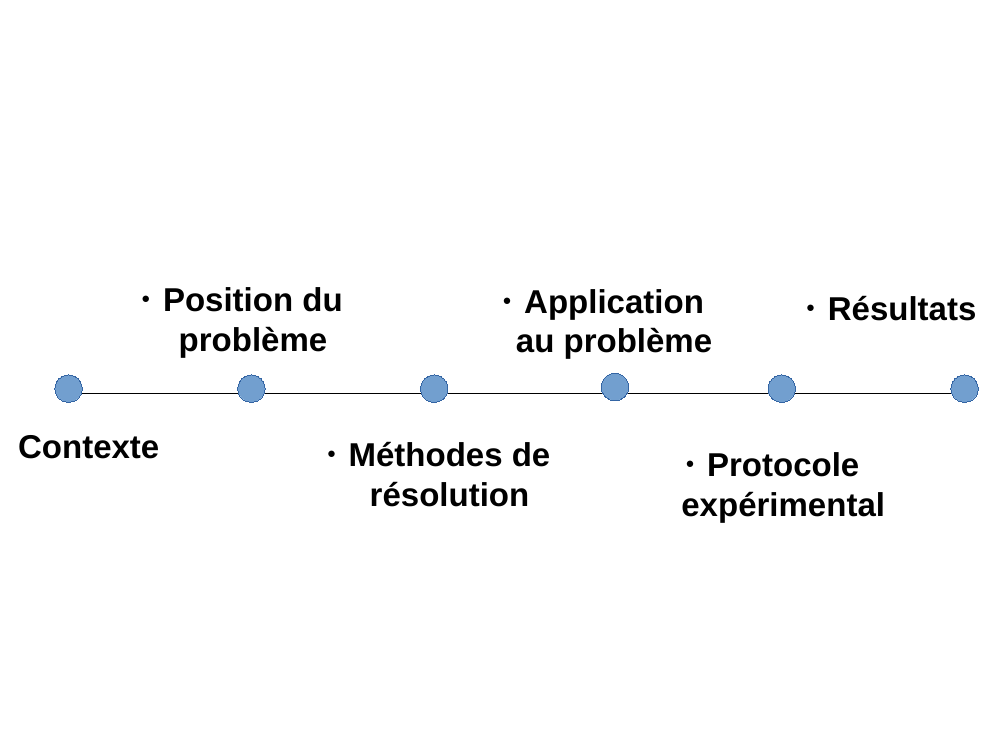
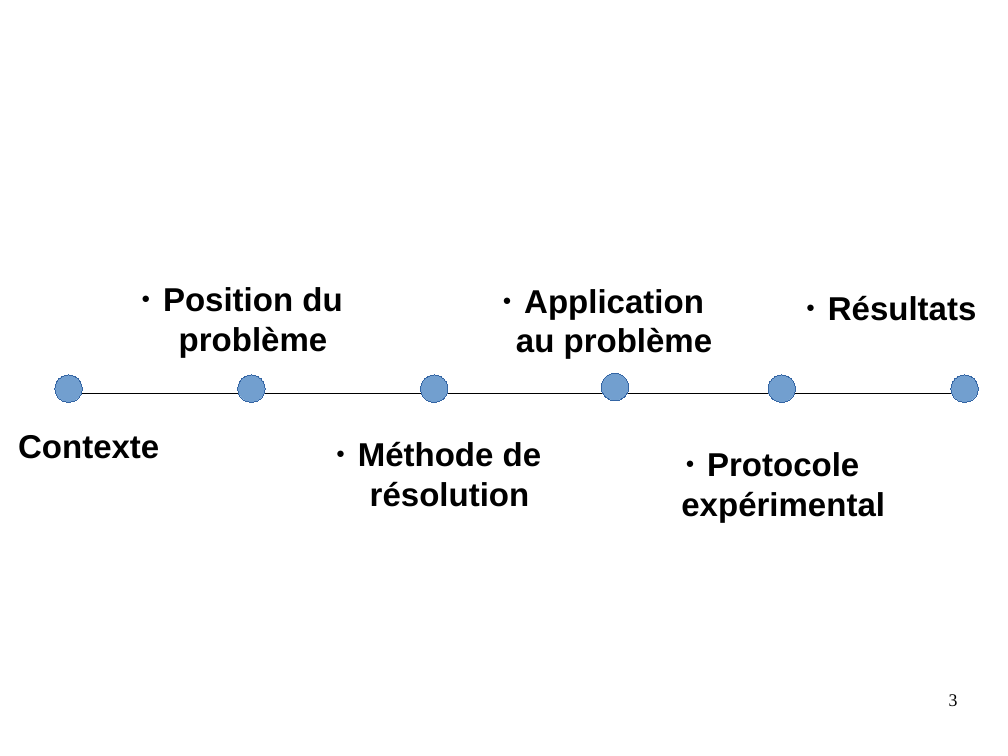
Before and after one commit to Tyboon/PFE, a slide deck: slide 3 of Presentation.odp. Drawn at 1008x756 pixels with LibreOffice and Linux fonts; fonts in the diff are those of the drawing; background and template pictures are left out. Boxes give left, top, right and bottom in pixels: in the first picture for what was removed or moved away, otherwise in the second. Text is boxed around its words. In the diff, an @@ line names an element or a change of style, - is before the commit and + after.

```diff
--- a/Presentation.odp
+++ b/Presentation.odp
@@ text at <box>358,441,542,507</box>: text changed @@
-● Méthodes de résolution
+● Méthode de résolution
@@ page number added at <box>949,694,958,706</box>, 14 pt, text #000000 @@
+3
```
Also in this commit, not shown: 15 other slides changed, 4 slides added, 3 slides removed, 1 other file.
